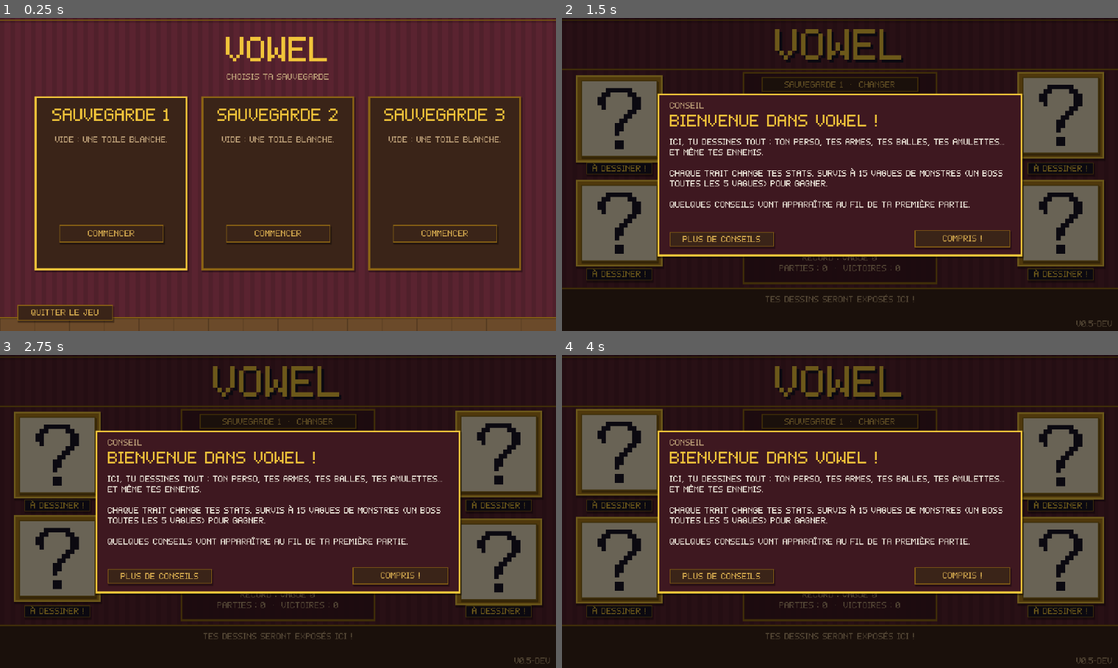
Above: before the commit, frames 1-4 (two rows, left to right).
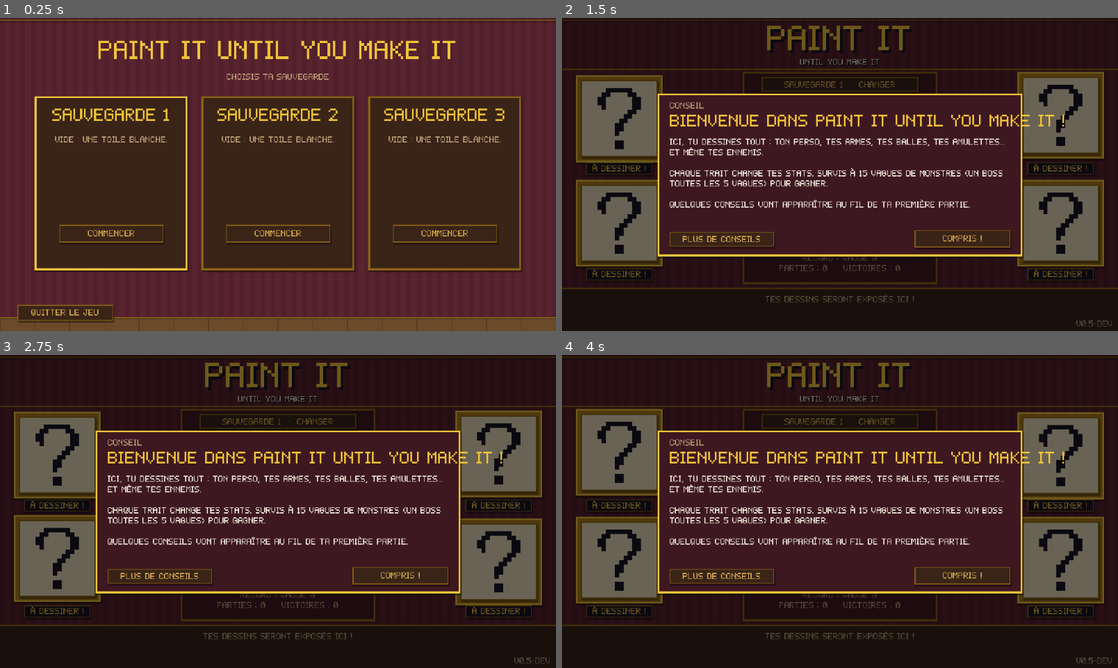
Above: after the commit, the same moments.

Repository: Vltbcq/VowelGame
Game: Godot game, scene res://scenes/main.tscn
Two runs of this game, one before a commit and one after it. Both use one fixed random seed, a clock stepped at 60 frames per second and the inputs below.
Inputs:
- Up to frame 1 (0.25 s): no input
- Up to frame 2 (1.5 s): click "Commencer" at 0.5 s; click "Nouvelle partie" at 1.25 s
- Up to frame 3 (2.75 s): click "Nouvelle partie" at 2 s
- Up to frame 4 (4 s): click "Sauvegarde 1 · changer" at 2.75 s; click "Atelier ◆ 0" at 3.5 s

The runs differ from the first frame. In frame 1, 1.6% of the frame differs, in the area x 17-82%, y 6-14%; in frame 2, 2.4%, in the area x 36-91%, y 2-35%; in frame 3, 2.4%; in frame 4, 2.4%.

Commit message:
Nouveau nom : Paint It Until You Make It (écran titre, fenêtre, exe, Releases, Discord, README) + logo en pixel art (docs/logo.png)
Co-Authored-By: Claude Opus 5.5 <noreply@anthropic.com>

Diff:
--- a/project.godot
+++ b/project.godot
@@ -10,7 +10,7 @@
 
 [application]
 
-config/name="Vowel"
+config/name="Paint It Until You Make It"
 config/version="0.5-dev"
 config/description="Roguelike à vagues où tu dessines tout : ton perso, tes armes, tes balles, tes ennemis."
 run/main_scene="res://scenes/main.tscn"
--- a/scripts/autoload/run.gd
+++ b/scripts/autoload/run.gd
@@ -654,7 +654,7 @@
 
 
 func write_journal() -> void:
-	var L := ["VOWEL — Journal de la dernière partie", "",
+	var L := ["PAINT IT UNTIL YOU MAKE IT — Journal de la dernière partie", "",
 		"Carte : %s · Difficulté : %s" % [MapDB.get_def(map).name, Meta.DIFFICULTIES[difficulty].name],
 		"Vague %d / %d · Niveau %d · Or %d · Ennemis effacés %d" % [wave, WAVES, level, gold, kills], ""]
 	if not wave_stats.is_empty():
--- a/scripts/ui/choice_screens.gd
+++ b/scripts/ui/choice_screens.gd
@@ -32,7 +32,7 @@
 static func slots() -> Control:
 	var s := _Screen.new()
 	s.build = func(root: _Screen):
-		UI.put(root, UI.label("VOWEL", 40, Pal.ACCENT, HORIZONTAL_ALIGNMENT_CENTER), Vector2(0, 14), Vector2(640, 44))
+		UI.put(root, UI.label("PAINT IT UNTIL YOU MAKE IT", 26, Pal.ACCENT, HORIZONTAL_ALIGNMENT_CENTER), Vector2(0, 20), Vector2(640, 36))
 		UI.put(root, UI.label("Choisis ta sauvegarde", 10, Pal.DIM, HORIZONTAL_ALIGNMENT_CENTER), Vector2(0, 62), Vector2(640, 14))
 		for i in Meta.SLOTS:
 			var n := i + 1
--- a/scripts/ui/tips.gd
+++ b/scripts/ui/tips.gd
@@ -4,7 +4,7 @@
 ## où le joueur découvre la mécanique. Désactivable dans les options.
 
 const TEXT := {
-	"welcome": ["Bienvenue dans Vowel !",
+	"welcome": ["Bienvenue dans Paint It Until You Make It !",
 		"Ici, tu dessines TOUT : ton perso, tes armes, tes balles, tes amulettes... et même tes ennemis.\n\nChaque trait change tes stats. Survis à 15 vagues de monstres (un boss toutes les 5 vagues) pour gagner.\n\nQuelques conseils vont apparaître au fil de ta première partie."],
 	"draw_perso": ["Dessine ton perso",
 		"• Seuls les TRAITS coûtent de l'encre : le contour d'une forme. Remplir l'intérieur (outil Remplir, touche F) est gratuit !\n• Ton dessin change tes stats : à toi de découvrir comment.\n\nRegarde l'APERÇU à droite : il se met à jour à chaque trait. Clic droit = gomme, Ctrl+Z = défaire."],
--- a/scripts/ui/title_screen.gd
+++ b/scripts/ui/title_screen.gd
@@ -54,8 +54,10 @@
 	UI.put(self, parade, Vector2.ZERO, Vector2(640, 360))
 
 	# Titre
-	UI.put(self, UI.label("VOWEL", 50, Pal.INK, HORIZONTAL_ALIGNMENT_CENTER), Vector2(3, 6), Vector2(640, 56))
-	UI.put(self, UI.label("VOWEL", 50, Pal.ACCENT, HORIZONTAL_ALIGNMENT_CENTER), Vector2(0, 3), Vector2(640, 56))
+	UI.put(self, UI.label("PAINT IT", 40, Pal.INK, HORIZONTAL_ALIGNMENT_CENTER), Vector2(3, 4), Vector2(640, 44))
+	UI.put(self, UI.label("PAINT IT", 40, Pal.ACCENT, HORIZONTAL_ALIGNMENT_CENTER), Vector2(0, 1), Vector2(640, 44))
+	UI.put(self, UI.label("UNTIL YOU MAKE IT", 10, Pal.INK, HORIZONTAL_ALIGNMENT_CENTER), Vector2(1, 46), Vector2(640, 14))
+	UI.put(self, UI.label("UNTIL YOU MAKE IT", 10, Pal.TEXT, HORIZONTAL_ALIGNMENT_CENTER), Vector2(0, 45), Vector2(640, 14))
 
 	# Cadres
 	for i in FRAME_SPOTS.size():
--- /dev/null
+++ b/tests/titleshot.gd
@@ -0,0 +1,25 @@
+extends Node
+## Capture : écran titre et choix de sauvegarde (nom du jeu).
+## Godot --path . res://tests/titleshot.tscn -- <titre.png> <sauvegardes.png>
+
+
+func _ready() -> void:
+	Meta.no_save = true
+	var args := OS.get_cmdline_user_args()
+	var t := TitleScreen.new()
+	add_child(t)
+	for k in 3:
+		await get_tree().process_frame
+	await RenderingServer.frame_post_draw
+	if args.size() > 0:
+		get_viewport().get_texture().get_image().save_png(args[0])
+	t.queue_free()
+	var s := ChoiceScreens.slots()
+	add_child(s)
+	for k in 3:
+		await get_tree().process_frame
+	await RenderingServer.frame_post_draw
+	if args.size() > 1:
+		get_viewport().get_texture().get_image().save_png(args[1])
+	print("WINDOW TITLE : ", ProjectSettings.get_setting("application/config/name"))
+	get_tree().quit()
--- /dev/null
+++ b/tests/titleshot.tscn
@@ -0,0 +1,6 @@
+[gd_scene load_steps=2 format=3]
+
+[ext_resource type="Script" path="res://tests/titleshot.gd" id="1"]
+
+[node name="TitleShot" type="Node"]
+script = ExtResource("1")
Not shown, added: docs/.gdignore
Binary file added: docs/logo.png
Binary file added: docs/logo_petit.png
Not shown, changed: export_presets.cfg
Not shown, added: tests/titleshot.gd.uid
Not shown, changed: .github/release-notes/v0.5.md
Not shown, changed: .github/scripts/release_body.sh
Not shown, changed: .github/workflows/discord.yml
Not shown, changed: .github/workflows/release.yml
Not shown, changed: README.md
Not shown, added: docs/logo.py
